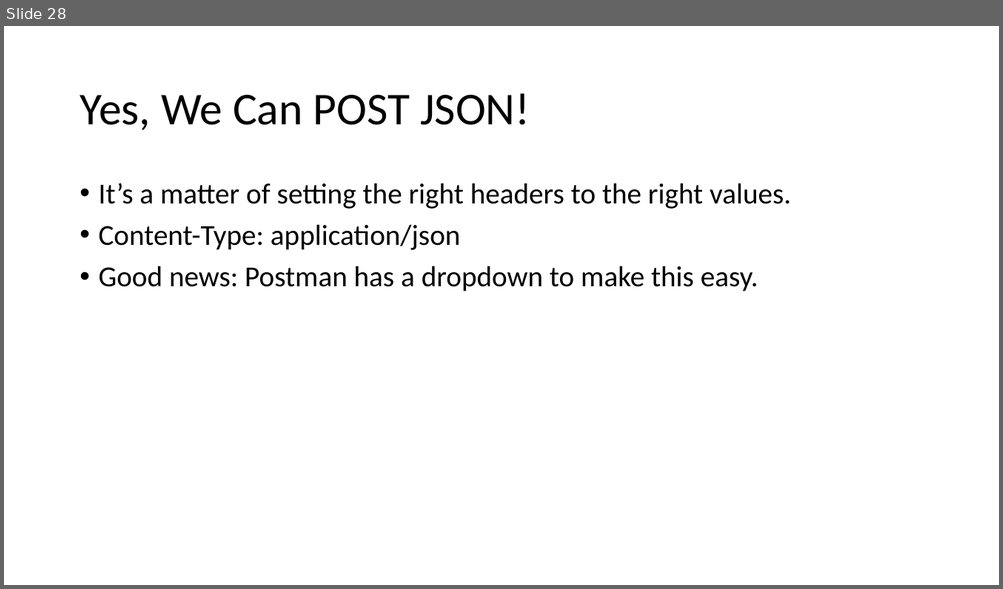
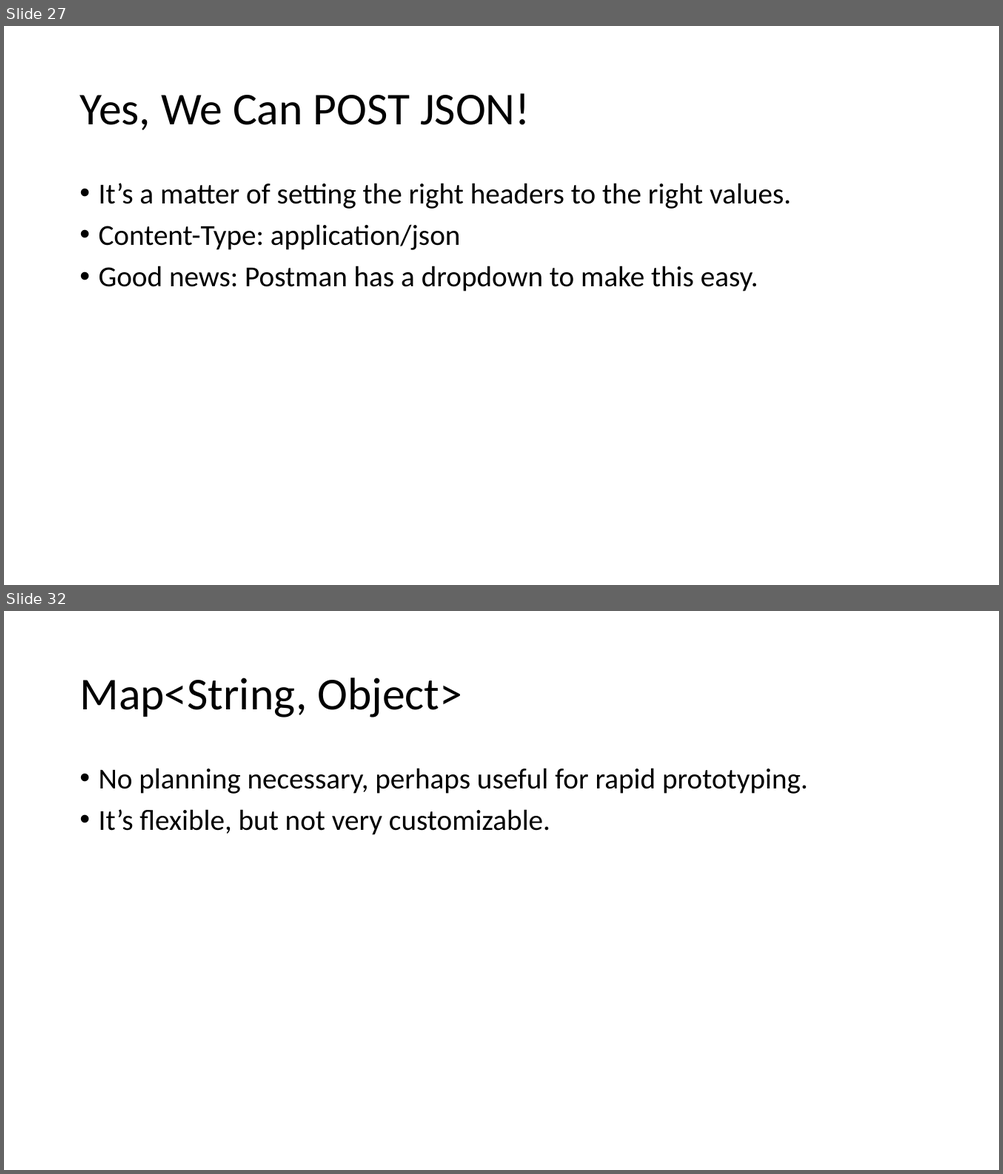
Before and after one commit to ryl/cybr406-2020, a slide deck: files/spring-boot-basics.pptx. Shown one above the other, each under a label of ours: slide 28 before the commit, slides 27 and 32 after it; the slides between them are not shown. The pictures are 1003x589 and 1003x1174 pixels, drawn with LibreOffice and Linux fonts; fonts in the diff are those of the drawing. Boxes give left, top, right and bottom in pixels: in the first picture for what was removed or moved away, otherwise in the second. Text is boxed around its words. In the diff, an @@ line names an element or a change of style, - is before the commit and + after.

```diff
--- a/files/spring-boot-basics.pptx
+++ b/files/spring-boot-basics.pptx
@@ slide 32 added at (4,611,999,1170), background #FFFFFF @@
@@ title added at (79,678,462,718), 44 pt, text #000000 @@
+Map<String, Object>
@@ text added at (99,768,808,835), 28 pt, text #000000 @@
+• No planning necessary, perhaps useful for rapid prototyping.
+• It’s flexible, but not very customizable.
@@ what was slide 28 is now slide 27 @@
```
Also in this commit, not shown: 1 slide changed, 8 other slides added.
